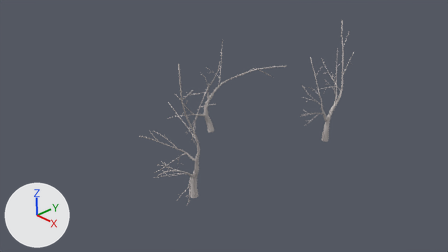
The Blender file blend/contrib/p0ss/dead_trees.blend: old version first, new version second.
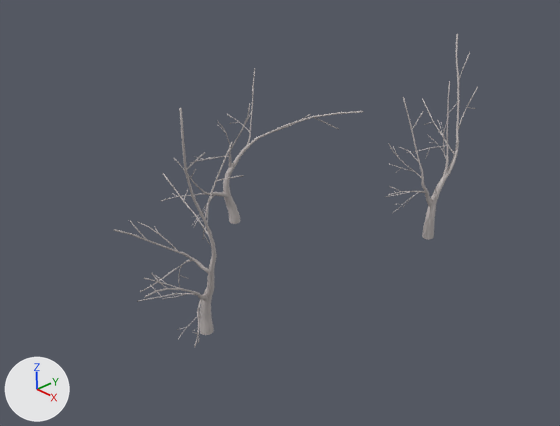
The first picture shows the older version from the file's camera 'Camera'. The close-ups show both versions on the part from 16% to 90% of the width and 0% to 100% of the height of that picture. The axes (+X, +Y, +Z) are drawn at lower left. The lights are the same throughout.
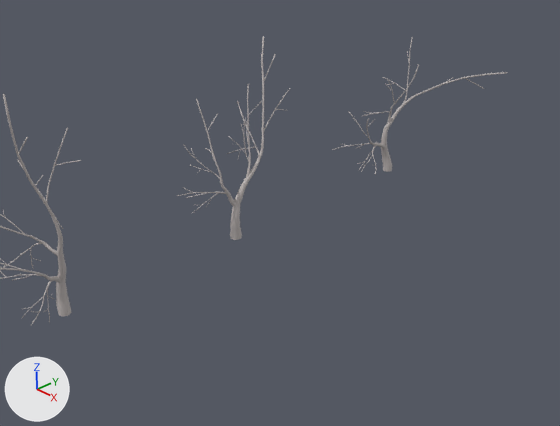
Changed parts and their boxes [x1, y1, x2, y2] in the close-ups (560 x 426 px):
'Mesh.002', moved: before [114, 108, 244, 347]; after [0, 94, 81, 325]
'Mesh', moved: before [386, 34, 478, 240]; after [177, 36, 290, 240]
'Mesh.001', moved: before [161, 68, 363, 232]; after [332, 38, 508, 175]

Diff of the bpy script that builds the scene:
```diff
--- a/blend/contrib/p0ss/dead_trees.blend.py
+++ b/blend/contrib/p0ss/dead_trees.blend.py
@@ me_deadtree3 @@
 me_deadtree3.from_pydata(...)  # 1040 vertices, 1008 faces; spans x -1.05..0.5, y -4.0..-2.48, z -0.04..3.06
 # used by ob_mesh_002; location = (1.83, 0.9, 0.0)
+# me_deadtree3 part 3: the whole mesh is moved by (0.3, 2.76, 0.05)
 me_deadtree3.materials.append(mat_trunk_002)
@@ me_deadtree2 @@
 me_deadtree2.from_pydata(...)  # 1040 vertices, 1008 faces; spans x 0.08..1.98, y -2.62..0.05, z 0.06..2.39
 # used by ob_mesh_001; location = (-0.9, 1.58, 0.0)
+# me_deadtree2 part 2: the whole mesh is moved by (-0.56, 1.3, -0.05)
 me_deadtree2.materials.append(mat_trunk_001)
@@ me_deadtree1 @@
 me_deadtree1.from_pydata(...)  # 1040 vertices, 1008 faces; spans x 1.13..2.17, y -2.92..-0.42, z 0.05..2.81
 # used by ob_mesh; location = (0.0, 3.94, 0.0)
+# me_deadtree1 part 1: the whole mesh is moved by (-2.06, 1.9, -0.03)
 me_deadtree1.materials.append(mat_trunk)
@@ ob_mesh_002 @@
 ob_mesh_002 = bpy.data.objects.new('Mesh.002', me_deadtree3)
-ob_mesh_002.location = (1.83, 0.9, 0.0)
+ob_mesh_002.location = (0.0, -2.95, 0.0)
@@ ob_mesh_001 @@
 ob_mesh_001 = bpy.data.objects.new('Mesh.001', me_deadtree2)
-ob_mesh_001.location = (-0.9, 1.58, 0.0)
+ob_mesh_001.location = (0.0, 3.73, 0.0)
@@ ob_mesh @@
 ob_mesh = bpy.data.objects.new('Mesh', me_deadtree1)
-ob_mesh.location = (0.0, 3.94, 0.0)
+ob_mesh.location = (0.0, 0.0, 0.0)
```
